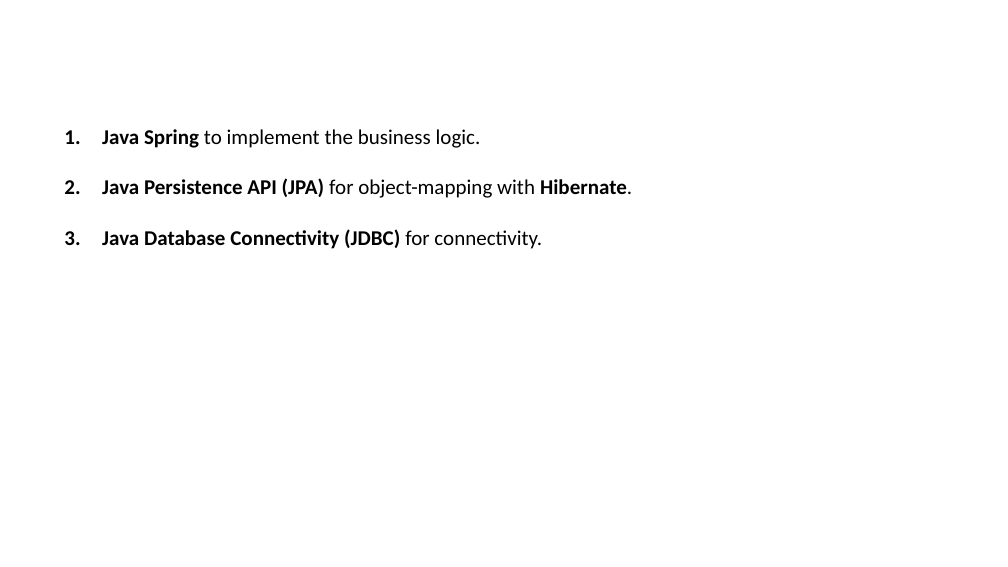
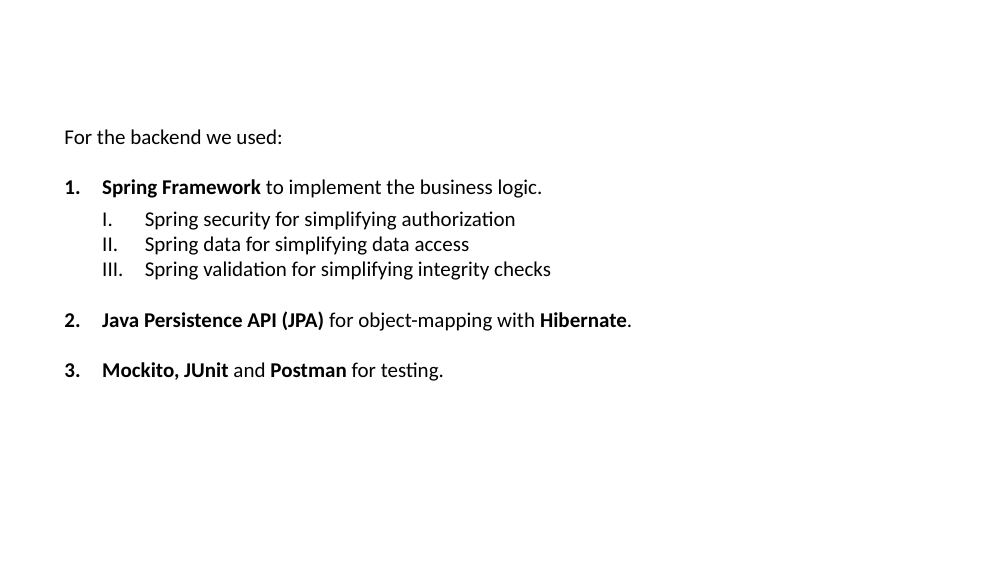
Before and after one commit to peetceenatoo/software-lifecycle, a slide deck: slide 17 of Slides/Slides.pptx (slide 13 before the commit). Drawn at 1008x567 pixels with LibreOffice and Linux fonts; fonts in the diff are those of the drawing; background and template pictures are left out. Boxes give left, top, right and bottom in pixels: in the first picture for what was removed or moved away, otherwise in the second. Text is boxed around its words. In the diff, an @@ line names an element or a change of style, - is before the commit and + after.

```diff
--- a/Slides/Slides.pptx
+++ b/Slides/Slides.pptx
@@ text at (x1=64, y1=129, x2=551, y2=280): text changed @@
-1. Java Spring to implement the business logic.
+For the backend we used:
+1. Spring Framework to implement the business logic.
+  I. Spring security for simplifying authorization
+  II. Spring data for simplifying data access
+  III. Spring validation for simplifying integrity checks
@@ text at (x1=102, y1=362, x2=444, y2=381): text changed @@
-3. Java Database Connectivity (JDBC) for connectivity.
+3. Mockito, JUnit and Postman for testing.
```
Also in this commit, not shown: 10 other slides changed, 6 slides added, 5 slides removed.
